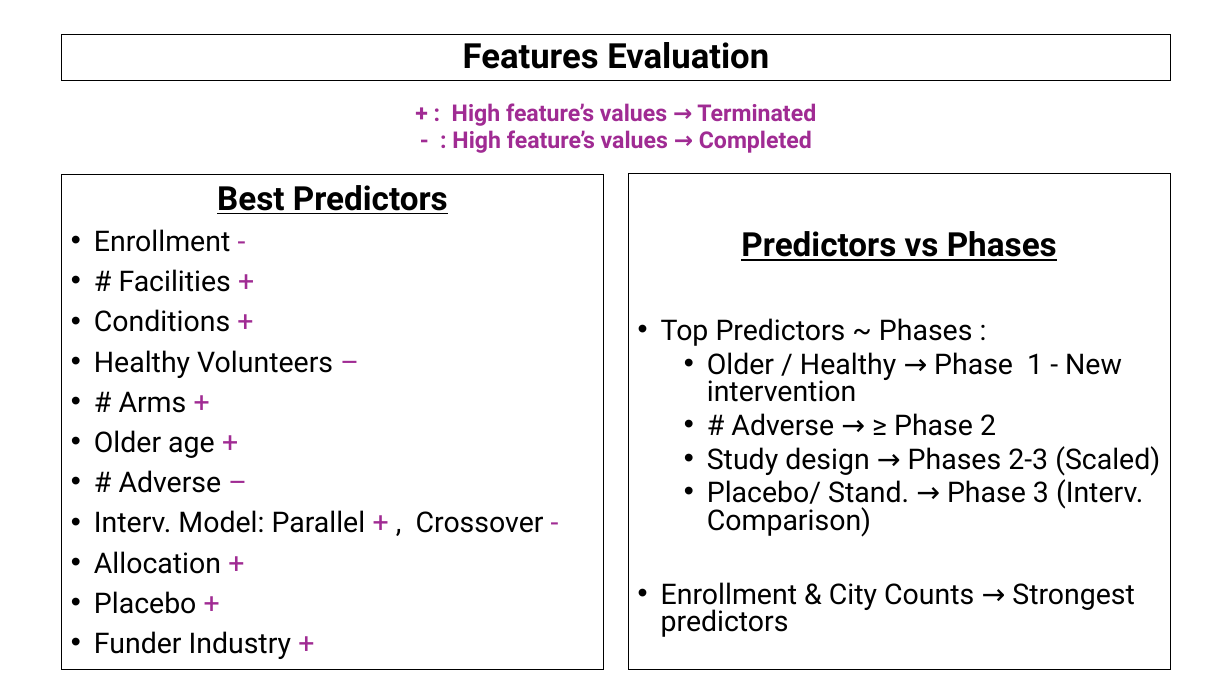
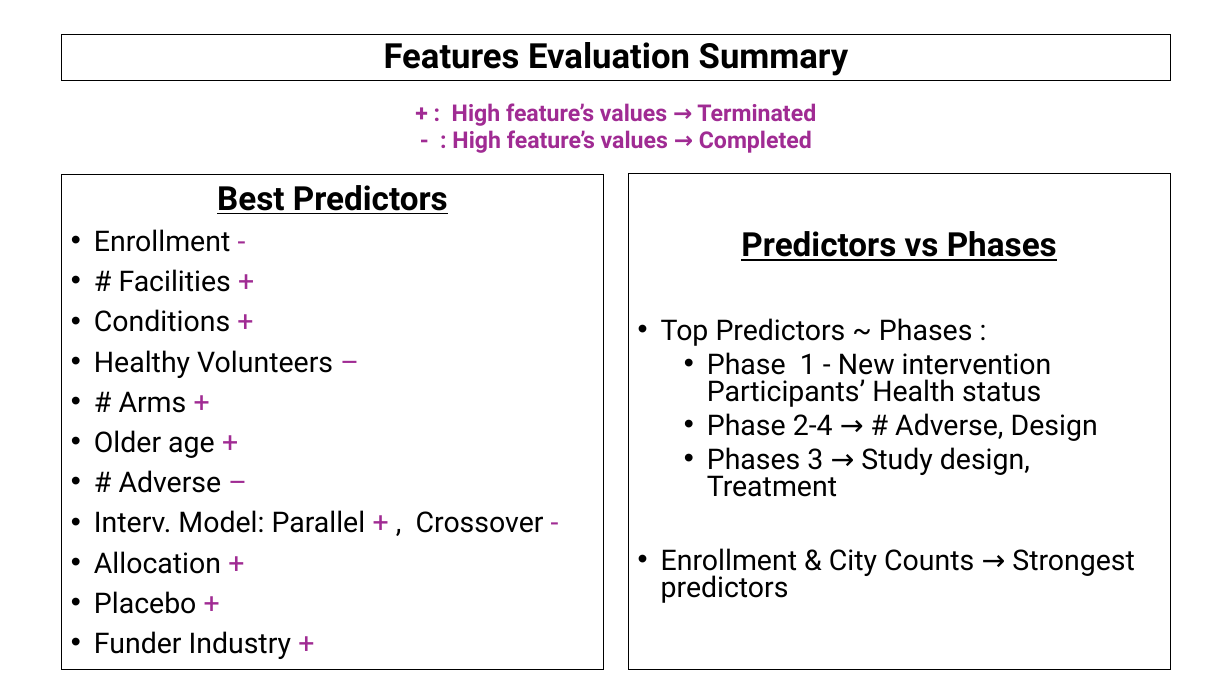
Before and after one commit to AndreouEugenia/Thesis, a slide deck: slide 22 of Thesis_Presentation.pptx (slide 21 before the commit). Drawn at 1232x693 pixels with LibreOffice and Linux fonts; fonts in the diff are those of the drawing; background and template pictures are left out. Boxes give left, top, right and bottom in pixels: in the first picture for what was removed or moved away, otherwise in the second. Text is boxed around its words. In the diff, an @@ line names an element or a change of style, - is before the commit and + after.

```diff
--- a/Thesis_Presentation.pptx
+++ b/Thesis_Presentation.pptx
@@ title at (x1=384, y1=42, x2=849, y2=76): text changed @@
-Features Evaluation
+Features Evaluation Summary
@@ text at (x1=707, y1=352, x2=1098, y2=497): text changed @@
-  • Older / Healthy → Phase 1 - New intervention
-  • # Adverse → ≥ Phase 2
-  • Study design → Phases 2-3 (Scaled)
-  • Placebo/ Stand. → Phase 3 (Interv. Comparison)
+  • Phase 1 - New intervention Participants’ Health status
+  • Phase 2-4 → # Adverse, Design
+  • Phases 3 → Study design, Treatment
```
Also in this commit, not shown: 11 other slides changed, 8 other files.
